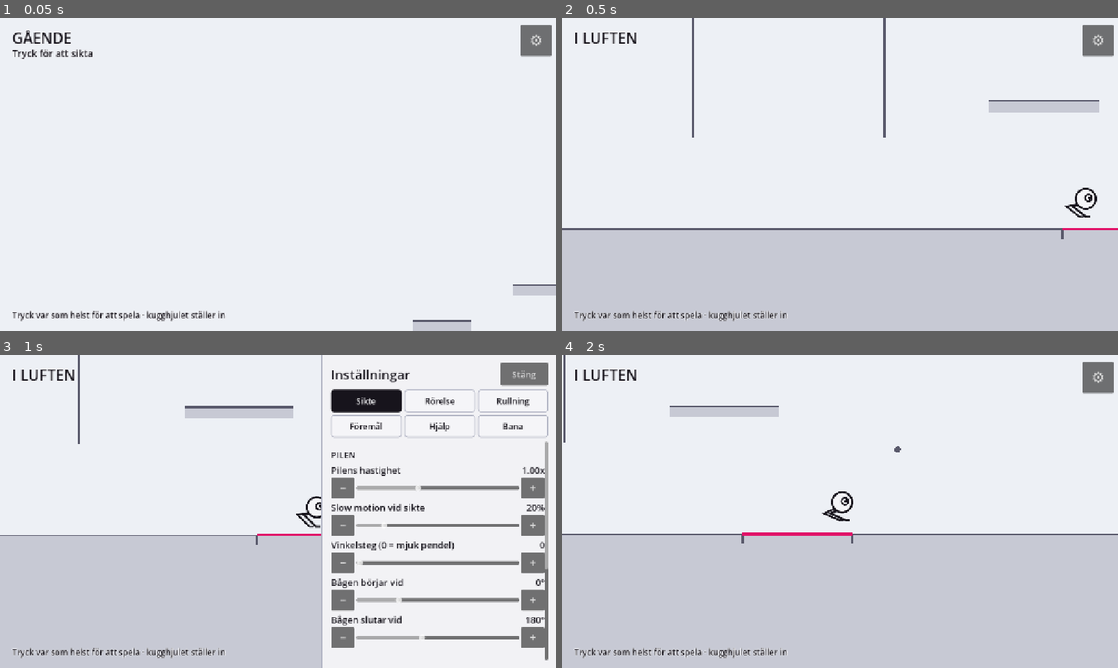
Above: before the commit, frames 1-4 (two rows, left to right).
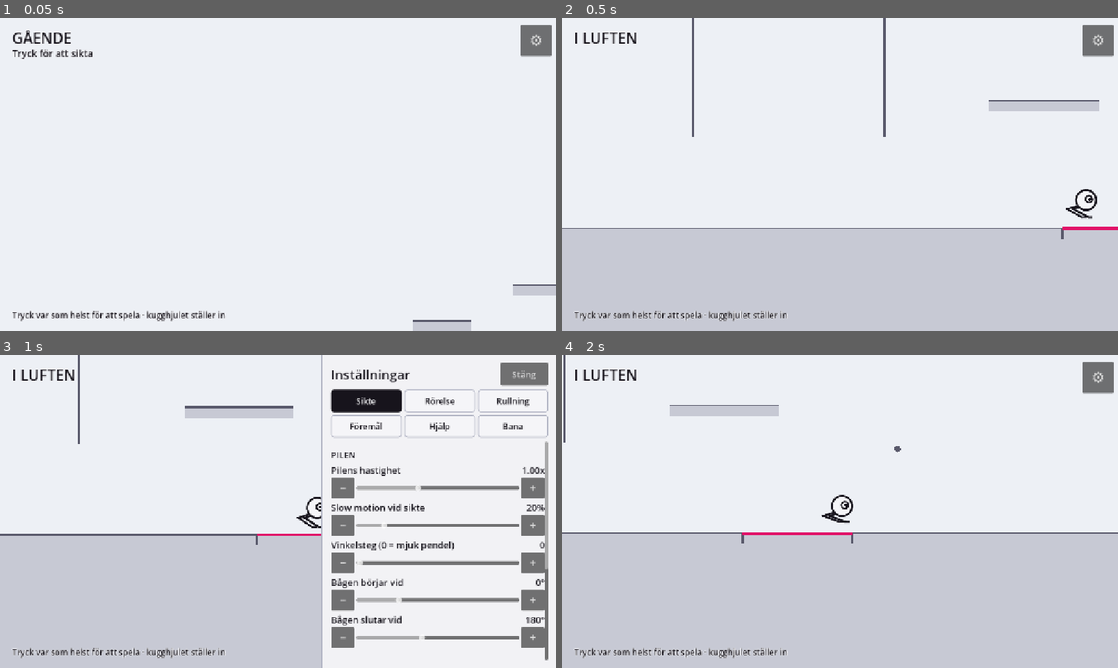
Above: after the commit, the same moments.

Repository: ojojboll-ui/Robo-ball
Game: Godot game, scene res://_soak.tscn
Same seed, same stepped clock (60 frames per second), same inputs: the game is played once before the commit and once after it. This scene is started directly instead of the project's main scene.
Inputs:
- Up to frame 1 (0.05 s): no input
- Up to frame 2 (0.5 s): no input
- Up to frame 3 (1 s): click "⚙" at 0.5 s
- Up to frame 4 (2 s): click "Stäng" at 1.25 s

Frame 1 is identical in both runs. In frame 2, 0.7% of the frame differs, in the area x 0-100%, y 29-68%; in frame 3, 0.3%; in frame 4, 1.2%, in the area x 0-100%, y 16-58%.

Commit message:
Möt studsmattan som boll, och behåll ställningen när siktet börjar
**Studsen låg fortfarande en bit över duken**, och det var inte längre
ritningen utan kroppen. Med benen ute möter kapselns underkant duken, men den
ritade bollen sitter 26 px högre upp — så det var kapseln som studsade medan
ögat följde bollen. Nu drar han in benen på väg ner i en matta: samma blick
framåt som redan förbereder en rullning, fast efter något som studsar. Då är
kollisionskroppen en cirkel med samma radie som den ritade bollen, och bollen
tar i duken där duken är. Det är dessutom vad en studs *är*.

**Han ställde sig upp i luften när siktet började.** Benen räknade siktet som
"på marken" oavsett var han var, och började leta fotfäste på en mark som inte
fanns — därav grundställningen mitt i ett hopp. Nu gäller markställningen bara
när han faktiskt står på något, och huksittningen likaså. Siktar han i luften
behåller han flygställningen, hänger han behåller han hängställningen.

**Och benen släpade efter i snabba fall.** Fötterna följde kroppen i en fast
takt, så i ett fall sjönk kroppen ifrån dem och benen blev stående rakt upp som
antenner — tydligast i just det ögonblick han mötte mattan. Takten skalar nu med
farten: fötterna flyttade sig 16 px när siktet startade mitt i ett hopp, nu 7.

Kontrollerat på sex stationer i tre banor: ingen baklängesgång, inget fladder,
och noll bildrutor med ett ben sträckt längre än det når.

Co-Authored-By: Claude Opus 5 <noreply@anthropic.com>
Claude-Session: https://claude.ai/code/session_01BFuXiawrAFSoffrH8t6SUi

Diff:
--- a/game/actor/legs.gd
+++ b/game/actor/legs.gd
@@ -78,7 +78,7 @@
 	if grounded:
 		_step(rb, normal, speed, delta)
 	else:
-		_dangle(normal, delta)
+		_dangle(normal, delta, (rb.get("velocity") as Vector2).length())
 	_carry_body(rb, normal, delta)
 
 # ---------------------------------------------------------------- stegen
@@ -197,13 +197,16 @@
 ## Markerade vi dem som stegande med stegtiden slut skulle nästa markbildruta
 ## flytta foten till *förra* stegets slutpunkt — som mycket väl kan ligga tvärs
 ## över banan. Det var felet som gjorde benen jättelånga vid landning.
-func _dangle(normal: Vector2, delta: float) -> void:
-	var t := Vector2(-normal.y, normal.x)
+func _dangle(normal: Vector2, delta: float, fall_speed: float) -> void:
+	var t := Vector2(-normal.y, normal.x)
+	# Fötterna följer kroppen fortare ju fortare kroppen rör sig. Med en fast takt
+	# hann de inte med i ett snabbt fall: kroppen sjönk ifrån dem och benen blev
+	# stående rakt upp som antenner, tydligast i ögonblicket han mötte en
+	# studsmatta. Farten i taktens nämnare gör att de hänger med i alla hastigheter.
+	var follow := minf(1.0, delta * (16.0 + fall_speed * 0.09))
 	for i in 2:
 		var rest := body_point - normal * (body_height - 6.0) + t * (i * 2.0 - 1.0) * HIP_SPREAD
-		# Snabbt: släpar fötterna efter kroppen under ett långt hopp hamnar de
-		# bakom höften, och då blir ledens sida obestämd.
-		feet[i] = (feet[i] as Vector2).lerp(rest, minf(1.0, delta * 16.0))
+		feet[i] = (feet[i] as Vector2).lerp(rest, follow)
 		planted[i] = true
 		step_t[i] = 1.0
 		step_to[i] = feet[i]
--- a/game/actor/robo_ball.gd
+++ b/game/actor/robo_ball.gd
@@ -115,7 +115,11 @@
 	queue_redraw()
 
 func _update_legs(delta: float) -> void:
-	var grounded := state == State.WALK or state == State.AIM
+	# Siktar han mitt i luften står han inte på något. Benen räknade förut siktet
+	# som "på marken" oavsett var han var, och letade fotfäste på en mark som inte
+	# fanns — det var därför han ställde sig upp i en grundställning mitt i ett
+	# hopp i samma stund man tryckte.
+	var grounded := state == State.WALK or (state == State.AIM and not _aim_from_air)
 	_smooth_normal = _smooth_normal.lerp(ground_normal, minf(1.0, delta * 14.0)).normalized()
 	# Hänger han kvar i något gäller hängställningen även medan han siktar. Förut
 	# reste han sig mitt i luften i samma stund han tryckte, som om han glömt att
@@ -605,6 +609,12 @@
 func _wants_ball() -> bool:
 	if state == State.ROLL:
 		return true
+	# En studsmatta möter han som boll. Med benen ute hänger den ritade kroppen
+	# 26 px över den linje kapseln faktiskt tar i, och det syntes som att han
+	# studsade en bit ovanför duken. En boll som studsar mot en duk tar i där
+	# bollen är — och det är dessutom vad en studs *är*.
+	if state == State.AIR and _heading_for_trampoline():
+		return true
 	# Siktar han mitt i en rullning stannar han boll. Att resa sig för att sikta
 	# och sedan sätta sig igen är både fult och fel: farten han rullar med är
 	# kvar, och det är den han skjuter ifrån med.
@@ -622,14 +632,28 @@
 	return _incoming_slope() > Settings.leg_max_slope
 
 ## Lutningen på det han är på väg att träffa, eller -1 om han inte ser något.
-func _incoming_slope() -> float:
+## Är det en studsmatta han är på väg ner i? Samma blick framåt som används för
+## att förbereda en rullning, fast efter något som studsar.
+func _heading_for_trampoline() -> bool:
+	var hit := _look_ahead()
+	if hit.is_empty():
+		return false
+	var collider: Object = hit.get("collider")
+	return collider != null and collider.has_method("bounce")
+
+func _look_ahead() -> Dictionary:
 	if velocity.length() < 1.0:
-		return -1.0
-	var ahead := velocity * Settings.tuck_lookahead
+		return {}
+	# Lite längre fram än rullningens blick: indragningen tar sin tid, och en
+	# matta ska mötas som boll och inte halvvägs.
+	var ahead := velocity * maxf(Settings.tuck_lookahead, 0.25)
 	var space := get_world_2d().direct_space_state
 	var query := PhysicsRayQueryParameters2D.create(
 		global_position, global_position + ahead, collision_mask, [get_rid()])
-	var hit := space.intersect_ray(query)
+	return space.intersect_ray(query)
+
+func _incoming_slope() -> float:
+	var hit := _look_ahead()
 	if hit.is_empty():
 		return -1.0
 	return absf(rad_to_deg((hit["normal"] as Vector2).angle_to(Vector2.UP)))
@@ -862,8 +886,9 @@
 
 func _draw_standing() -> void:
 	var normal := _smooth_normal
-	# Huksittningen hör till marken. Hängande finns det inget att huka mot.
-	var crouch := state == State.AIM and _swing == null
+	# Huksittningen hör till marken. Hängande eller mitt i ett hopp finns det
+	# inget att huka mot, och då behåller han ställningen han redan hade.
+	var crouch := state == State.AIM and _swing == null and not _aim_from_air
 	var squash := 0.86 if crouch else 1.0
 	var body := to_local(_legs.body_point)
 	if crouch:
